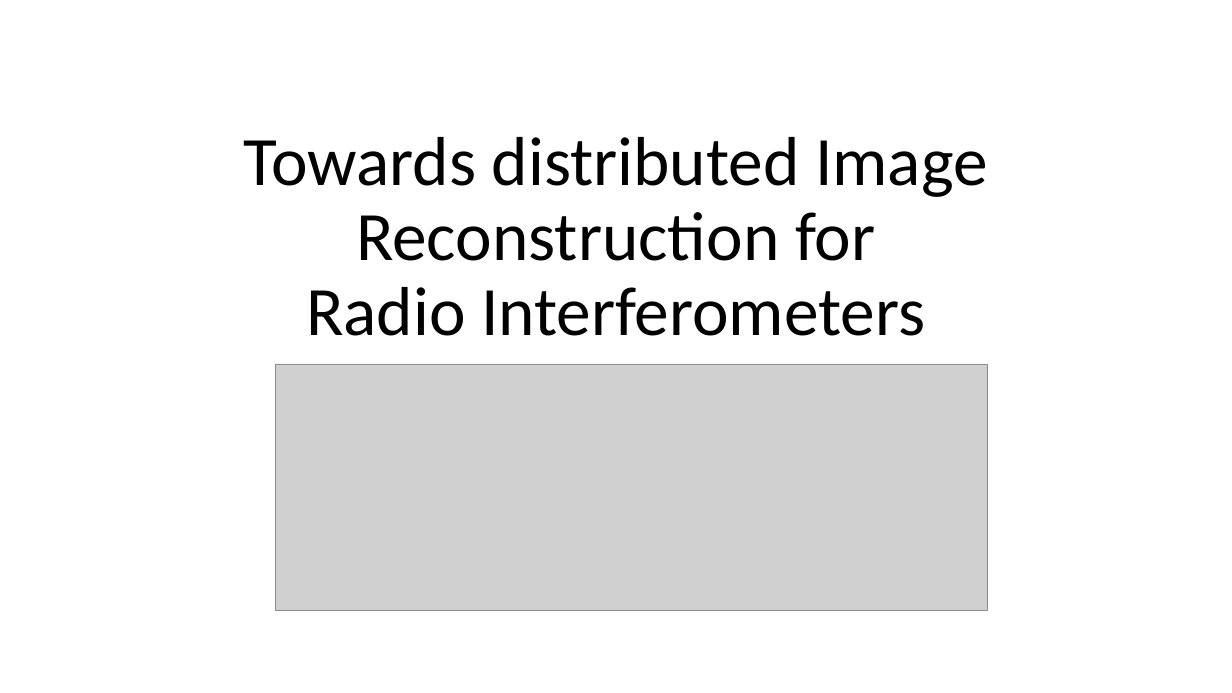
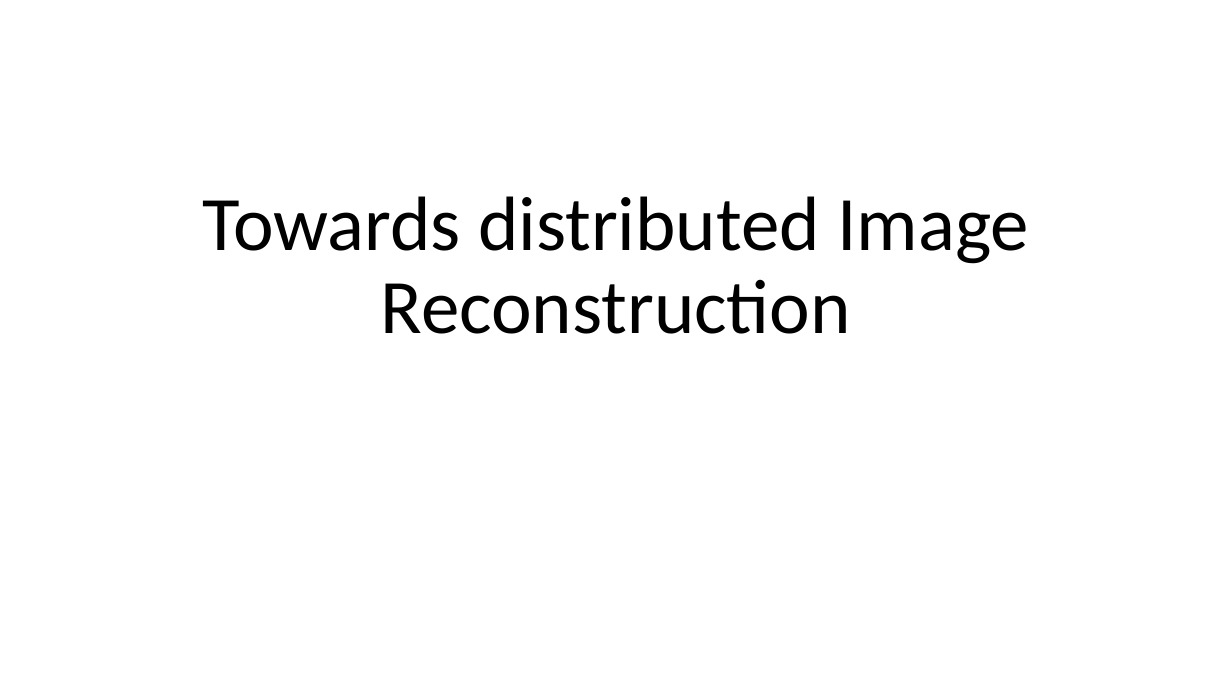
Before and after one commit to lord-blueberry/p9-doc, a slide deck: slide 1 of SKA-Days/Towards Distributed Image Reconstruction.pptx. Drawn at 1232x693 pixels with LibreOffice and Linux fonts; fonts in the diff are those of the drawing; grey boxes stand for pictures. Boxes give left, top, right and bottom in pixels: in the first picture for what was removed or moved away, otherwise in the second. Text is boxed around its words. In the diff, an @@ line names an element or a change of style, - is before the commit and + after.

```diff
--- a/SKA-Days/Towards Distributed Image Reconstruction.pptx
+++ b/SKA-Days/Towards Distributed Image Reconstruction.pptx
@@ title at (202,196,1030,334): text changed; size 54 to 60 pt @@
-Towards distributed Image Reconstruction for
-Radio Interferometers
+Towards distributed Image Reconstruction
@@ picture removed at (275,364,988,611) @@
```
Also in this commit, not shown: 11 other slides changed, 3 slides added, 13 slides removed, 2 other files.
